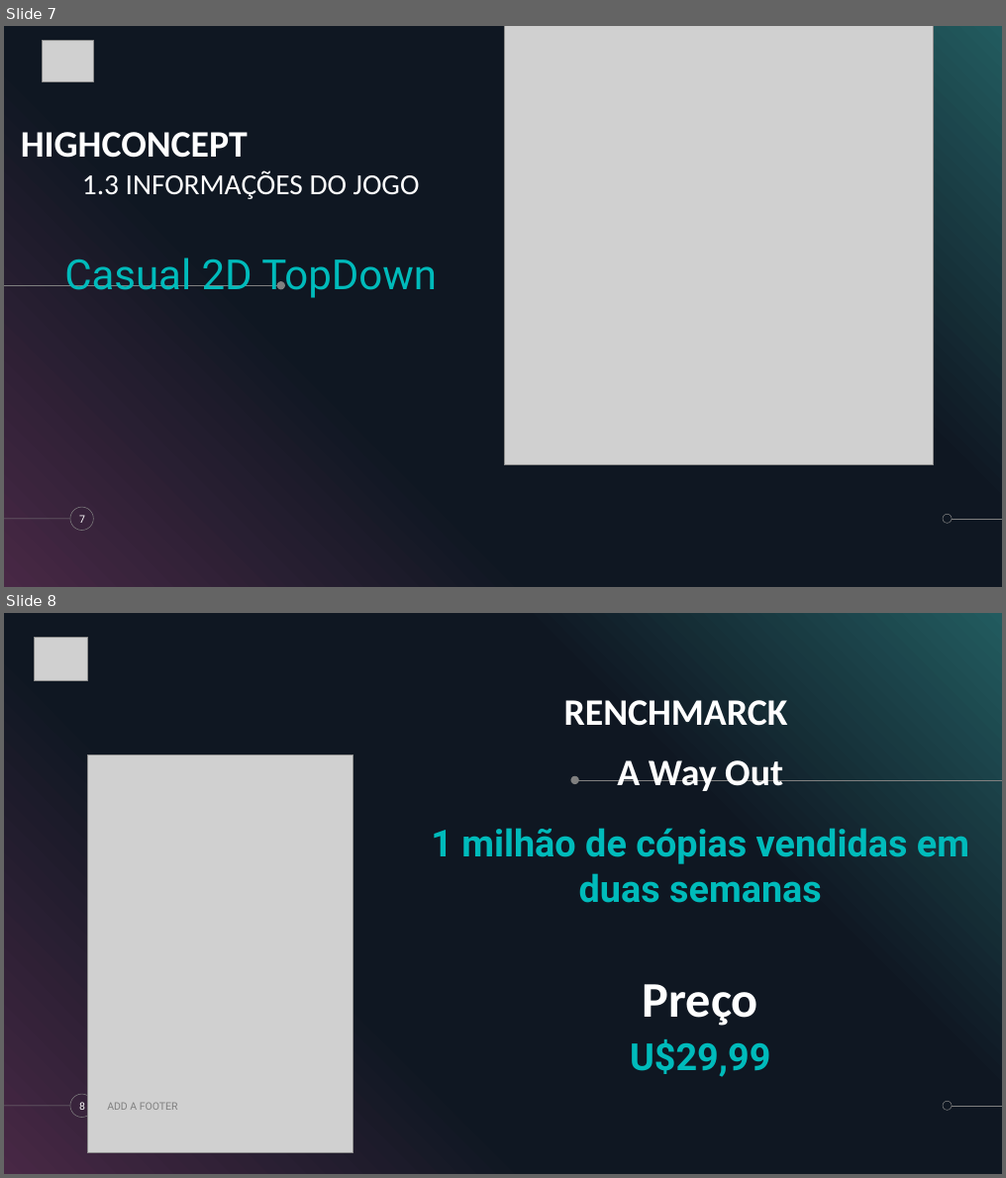
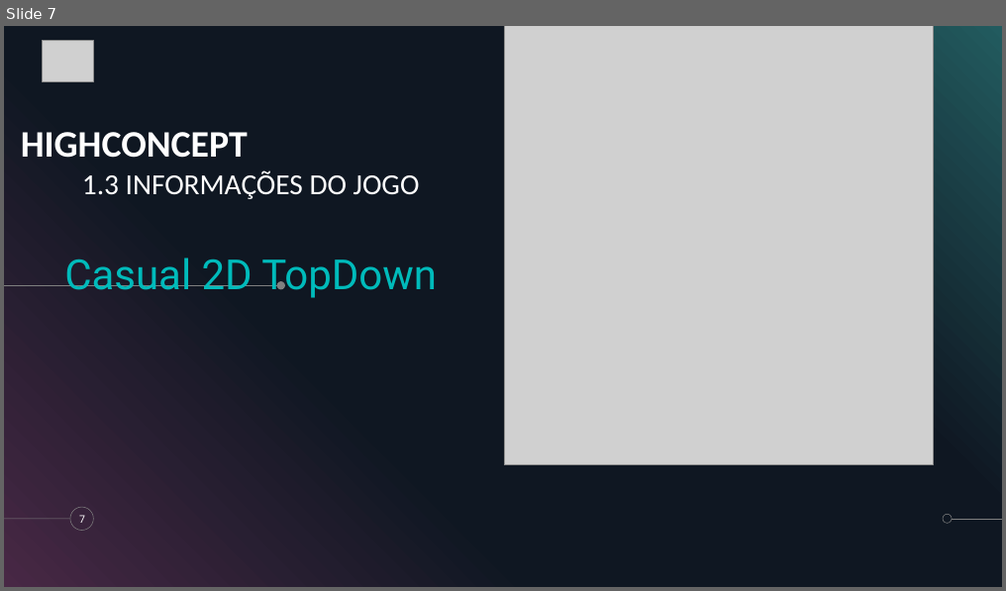
Before and after one commit to FeiraDaMusica/another-developer, a slide deck: Pitch.pptx. Shown one above the other, each under a label of ours: slides 7 and 8 before the commit, slide 7 after it. The pictures are 1006x1178 and 1006x591 pixels, drawn with LibreOffice and Linux fonts; fonts in the diff are those of the drawing; grey boxes stand for pictures. Boxes give left, top, right and bottom in pixels: in the first picture for what was removed or moved away, otherwise in the second. Text is boxed around its words. In the diff, an @@ line names an element or a change of style, - is before the commit and + after.

```diff
--- a/Pitch.pptx
+++ b/Pitch.pptx
@@ slide 8 removed at (4, 613, 1002, 1174), background #000000; not listed: 5 template elements that a slide beside it also shows @@
@@ picture removed at (34, 637, 88, 680) @@
@@ title removed at (564, 700, 788, 726) @@
-RENCHMARCK
@@ picture removed at (87, 755, 352, 1154) @@
@@ text removed at (617, 761, 783, 791) @@
-A Way Out
@@ ellipse removed at (570, 776, 579, 784) @@
@@ line removed from (1002, 780) to (577, 780) @@
@@ text removed at (431, 828, 969, 1077) @@
-1 milhão de cópias vendidas em duas semanas
-Preço
-U$29,99
@@ page number removed at (79, 1102, 85, 1110) @@
-8
@@ text removed at (107, 1102, 178, 1110) @@
-ADD A FOOTER
```
Also in this commit, not shown: 5 slides added.
